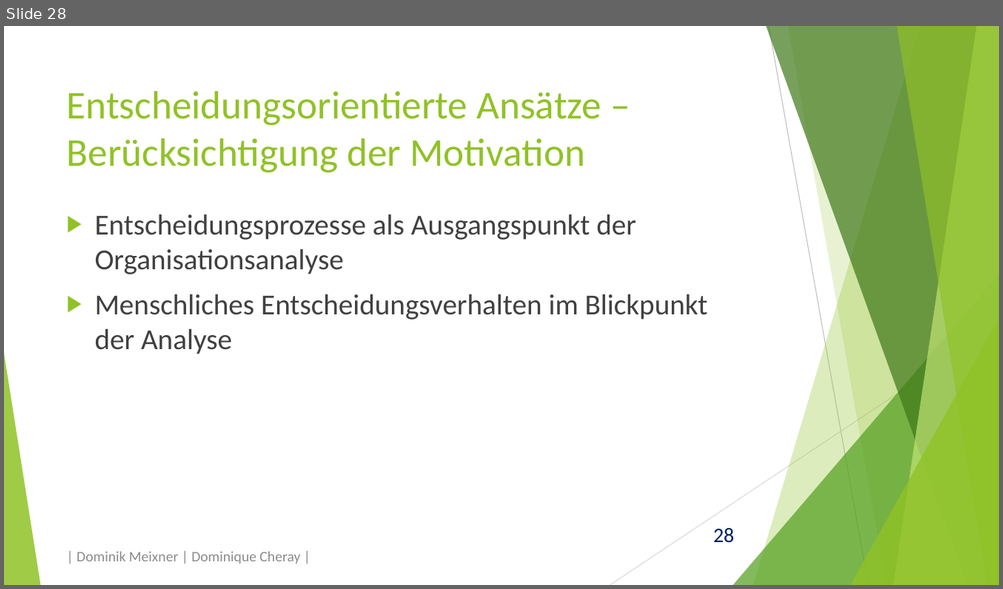
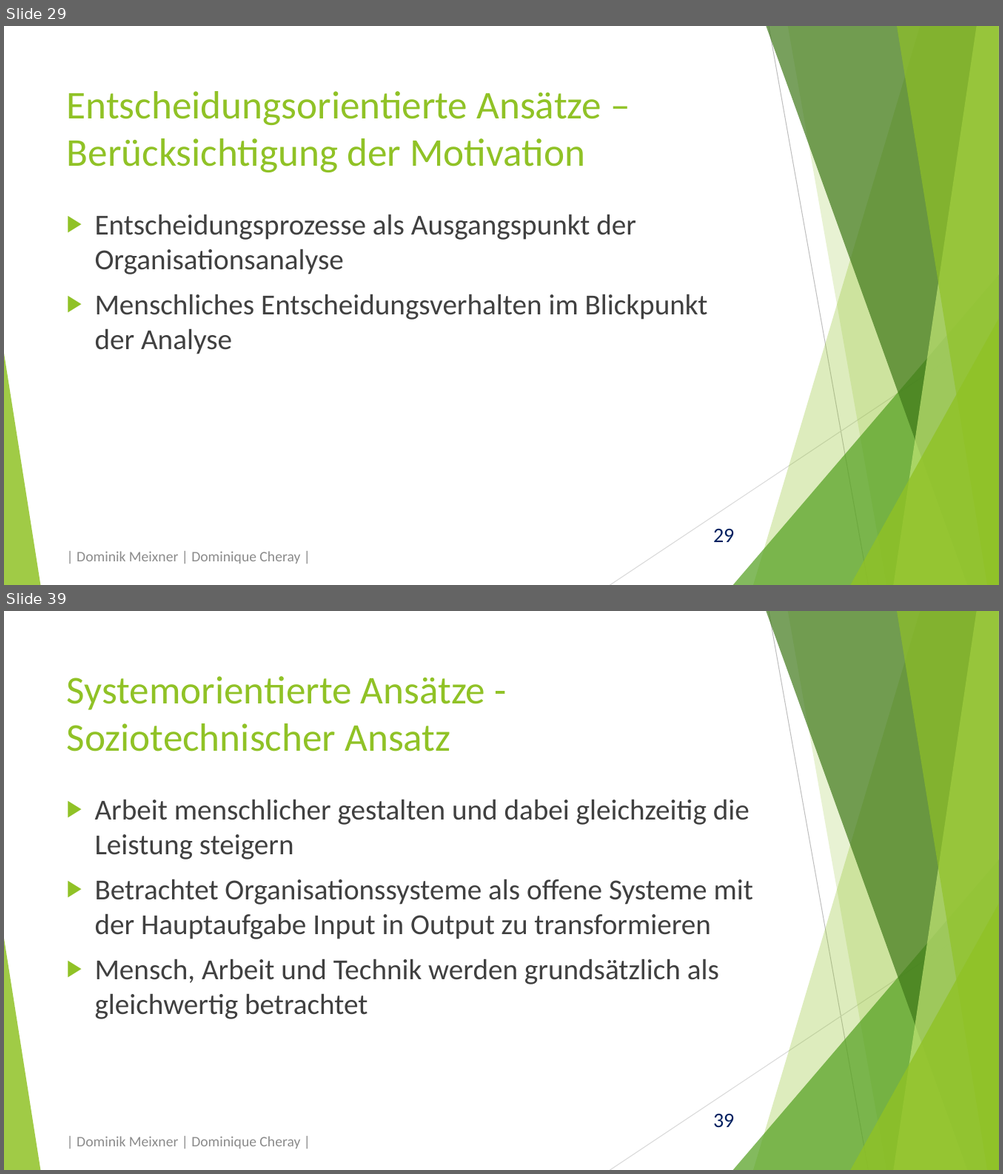
Before and after one commit to domeix/BlaBla, a slide deck: OrgatheoretAns/OrgatheoretAnsPraes.pptx. Shown one above the other, each under a label of ours: slide 28 before the commit, slides 29 and 39 after it; the slides between them are not shown. The pictures are 1003x589 and 1003x1174 pixels, drawn with LibreOffice and Linux fonts; fonts in the diff are those of the drawing. Boxes give left, top, right and bottom in pixels: in the first picture for what was removed or moved away, otherwise in the second. Text is boxed around its words. In the diff, an @@ line names an element or a change of style, - is before the commit and + after.

```diff
--- a/OrgatheoretAns/OrgatheoretAnsPraes.pptx
+++ b/OrgatheoretAns/OrgatheoretAnsPraes.pptx
@@ slide 39 added at [4,611,999,1170], background #FFFFFF; not listed: 11 template elements that a slide beside it also shows @@
@@ title added at [67,676,486,752], 38 pt, text #90C226 @@
+Systemorientierte Ansätze - Soziotechnischer Ansatz
@@ text added at [95,799,753,1019], 28 pt, text #404040 @@
+▶ Arbeit menschlicher gestalten und dabei gleichzeitig die Leistung steigern
+▶ Betrachtet Organisationssysteme als offene Systeme mit der Hauptaufgabe Input in Output zu transformieren
+▶ Mensch, Arbeit und Technik werden grundsätzlich als gleichwertig betrachtet
@@ text added at [77,1136,300,1149], 14 pt, text #8C8C8C @@
+| Dominik Meixner | Dominique Cheray |
@@ what was slide 28 is now slide 29 @@
@@ page number at [713,528,734,543]: text changed @@
-28
+29
```
Also in this commit, not shown: 9 slides changed, 14 other slides added, 1 other file.
